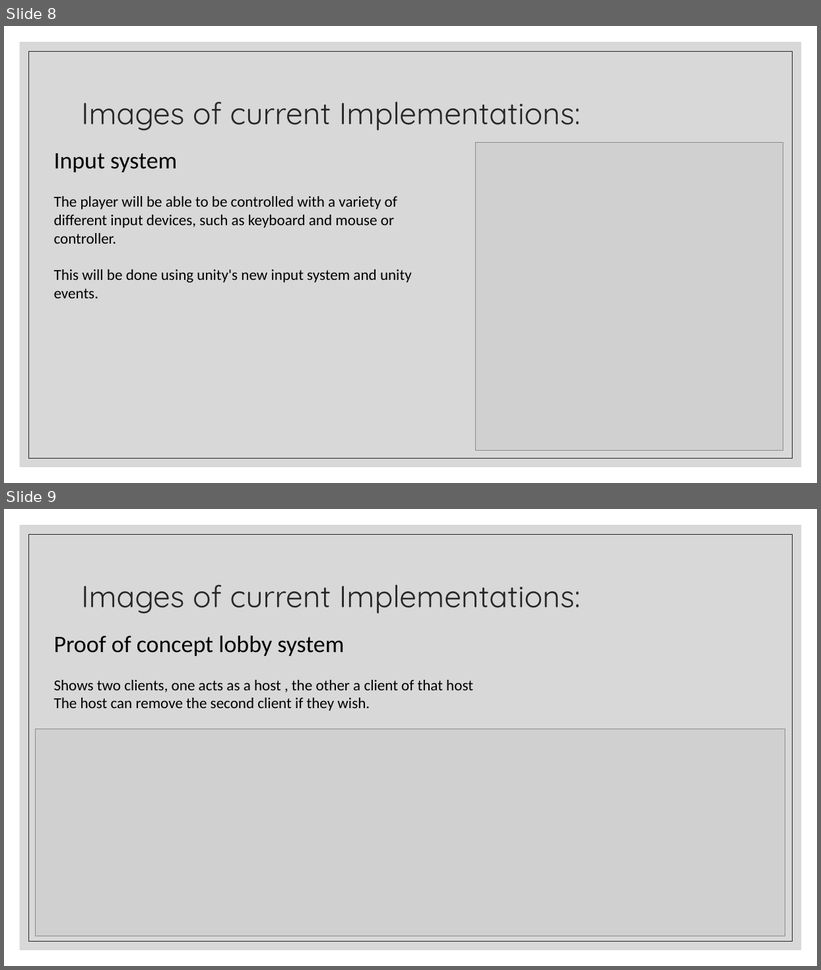
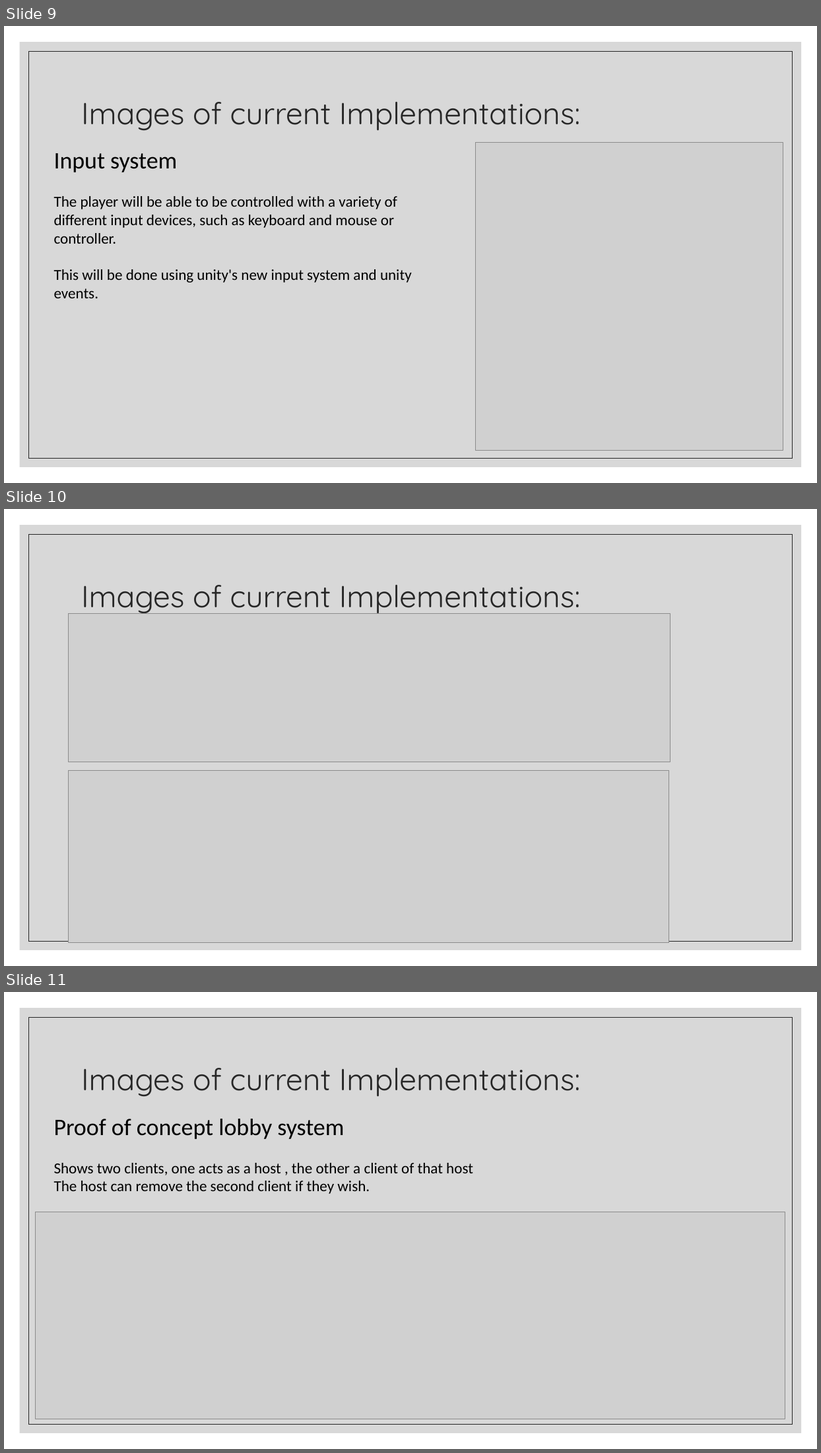
Before and after one commit to AndrewGreenslade/Cavebound, a slide deck: Documents/Cavebound presentation - fyp.pptx. Shown one above the other, each under a label of ours: slides 8 and 9 before the commit, slides 9, 10 and 11 after it. The pictures are 821x970 and 821x1453 pixels, drawn with LibreOffice and Linux fonts; fonts in the diff are those of the drawing; grey boxes stand for pictures. Boxes give left, top, right and bottom in pixels: in the first picture for what was removed or moved away, otherwise in the second. Text is boxed around its words. In the diff, an @@ line names an element or a change of style, - is before the commit and + after.

```diff
--- a/Documents/Cavebound presentation - fyp.pptx
+++ b/Documents/Cavebound presentation - fyp.pptx
@@ slide 10 added at (4,509,817,966), background #FFFFFF; not listed: 2 template elements that a slide beside it also shows @@
@@ title added at (81,585,580,614), 36 pt, text #262626 @@
+Images of current Implementations:
@@ picture added at (68,614,671,762) @@
@@ picture added at (68,770,669,943) @@
@@ what was slide 8 is now slide 9 @@
@@ what was slide 9 is now slide 11 @@
```
Also in this commit, not shown: 2 slides changed, 1 other slide added.
